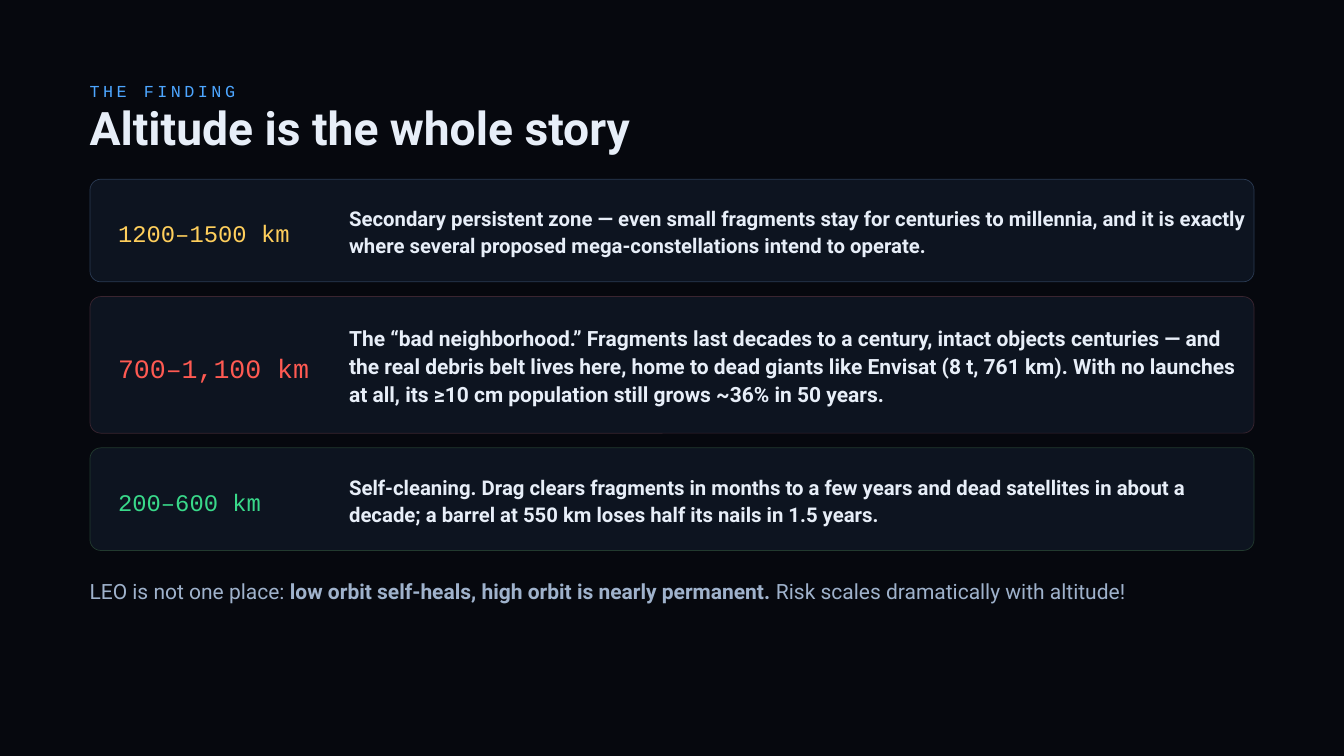
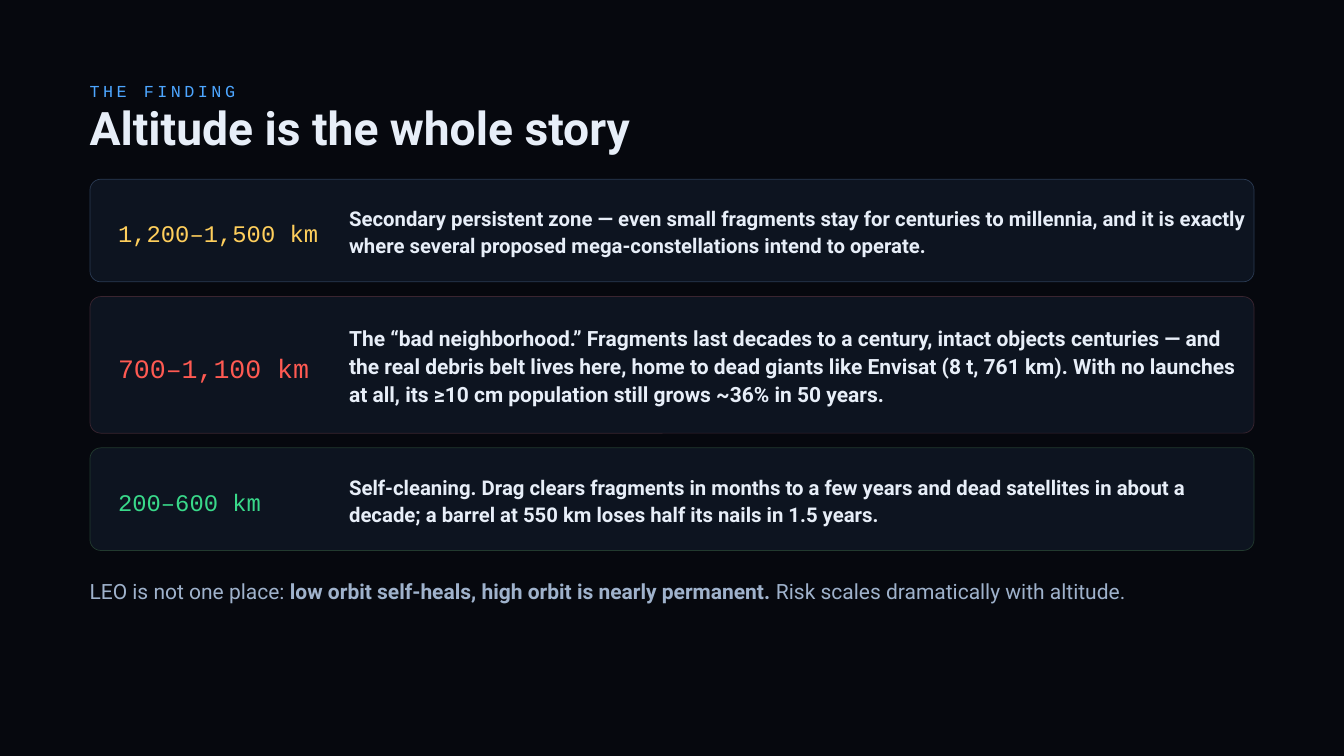
Before and after one commit to TimKadyrov/DebrisCascade, a slide deck: slide 12 of Barrel of Nails — Kessler Study.pptx. Drawn at 1344x756 pixels with LibreOffice and Linux fonts; fonts in the diff are those of the drawing. Boxes give left, top, right and bottom in pixels: in the first picture for what was removed or moved away, otherwise in the second. Text is boxed around its words. In the diff, an @@ line names an element or a change of style, - is before the commit and + after.

```diff
--- a/Barrel of Nails — Kessler Study.pptx
+++ b/Barrel of Nails — Kessler Study.pptx
@@ text at [118, 225, 319, 247]: text changed @@
-1200–1500 km
+1,200–1,500 km
@@ text at [90, 583, 1125, 604]: text changed @@
-LEO is not one place: low orbit self-heals, high orbit is nearly permanent. Risk scales dramatically with altitude!
+LEO is not one place: low orbit self-heals, high orbit is nearly permanent. Risk scales dramatically with altitude.
```
Also in this commit, not shown: 11 other slides changed, 6 other files.
